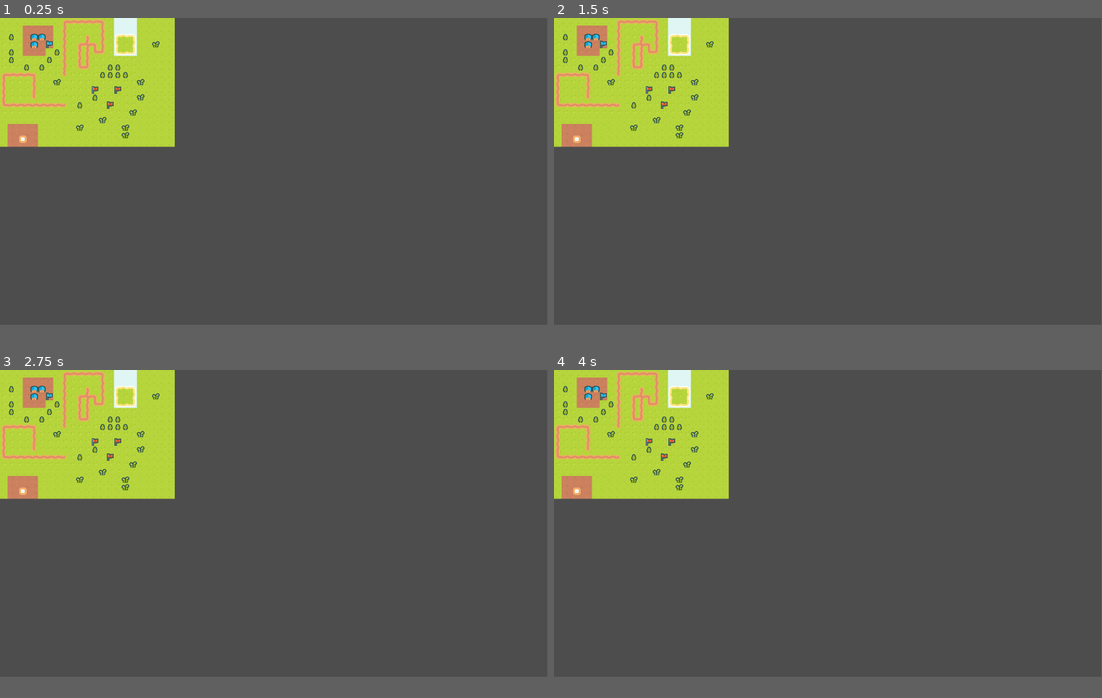
Above: before the commit, frames 1-4 (two rows, left to right).
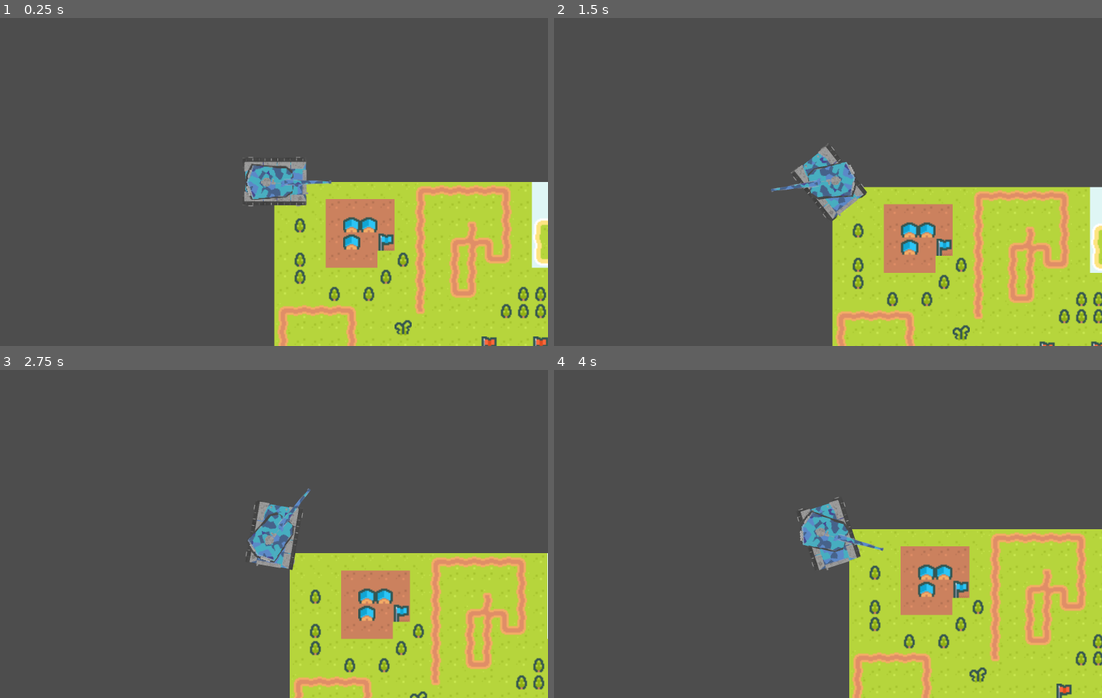
Above: after the commit, the same moments.

Repository: r0ckwav3/tankbattle
Game: Godot game, scene res://Scenes/TilemapTesting.tscn
The game is run twice, just before and just after one commit, with the same random seed, the same clock (stepped at 60 frames per second) and the same inputs. Before the commit the project has no main scene; this scene is started directly in both runs.
Inputs (mouse positions are in pixels of both pictures, inside the frame that each line leads up to):
- Up to frame 1 (0.25 s): no input
- Up to frame 2 (1.5 s): move the mouse to (948, 155) at 0.52 s; hold D (turn_right, bound only after the commit) 0.53-1.28 s; move the mouse to (718, 185) at 1.27 s; hold Down (move_backward, bound only after the commit) from 1.28 s (still down)
- Up to frame 3 (2.75 s): move the mouse to (328, 455) at 2.02 s; release Down (move_backward, bound only after the commit) at 2.03 s; hold D (turn_right, bound only after the commit) from 2.03 s (still down)
- Up to frame 4 (4 s): move the mouse to (800, 583) at 2.77 s; release D (turn_right, bound only after the commit) at 2.78 s; hold W (move_forward, bound only after the commit) 2.78-3.53 s; move the mouse to (992, 570) at 3.52 s; hold A (turn_left, bound only after the commit) from 3.53 s (still down)
The window is 799x449 before the commit and 800x480 after it. Grey fills any space a smaller window leaves; there, only what the larger window draws over its background counts as a difference.

The runs differ from the first frame. In frame 1, 38% of the frame differs, in the area x 0-100%, y 0-100%; in frame 2, 37%; in frame 3, 34%; in frame 4, 37%.

Commit message:
Player movement

Diff:
--- a/tankbattle/Scenes/TilemapTesting.tscn
+++ b/tankbattle/Scenes/TilemapTesting.tscn
@@ -1,6 +1,7 @@
-[gd_scene load_steps=4 format=4 uid="uid://bm7887kavymjv"]
+[gd_scene load_steps=5 format=4 uid="uid://bm7887kavymjv"]
 
 [ext_resource type="Texture2D" uid="uid://dkoklrxyk1cu8" path="res://Assets/tiles_packed.png" id="1_5iv1s"]
+[ext_resource type="PackedScene" uid="uid://bdsc6t2cg2mhj" path="res://Scenes/player.tscn" id="2_cbulh"]
 
 [sub_resource type="TileSetAtlasSource" id="TileSetAtlasSource_nbfeb"]
 texture = ExtResource("1_5iv1s")
@@ -131,5 +132,8 @@
 [node name="TilemapTesting" type="Node2D"]
 
 [node name="TileMapLayer" type="TileMapLayer" parent="."]
+scale = Vector2(3.92, 3.92)
 tile_map_data = PackedByteArray("AAAAAAAAAAACAAkAAAABAAAAAAACAAkAAAACAAAAAAACAAkAAAADAAAAAAACAAkAAAAEAAAAAAACAAkAAAAFAA …(6176 unchanged characters)…
 tile_set = SubResource("TileSet_m8j4c")
+
+[node name="Player" parent="." instance=ExtResource("2_cbulh")]
--- /dev/null
+++ b/tankbattle/Scenes/player.tscn
@@ -0,0 +1,60 @@
+[gd_scene load_steps=11 format=3 uid="uid://bdsc6t2cg2mhj"]
+
+[ext_resource type="Texture2D" uid="uid://c18hc6xkqu6fh" path="res://Assets/tank/blue/body/0001.png" id="1_hxvm6"]
+[ext_resource type="Script" path="res://Scripts/player.gd" id="1_lsrh3"]
+[ext_resource type="Texture2D" uid="uid://bi0hhksut85d1" path="res://Assets/tank/blue/turret/0001.png" id="3_qgb6k"]
+[ext_resource type="Texture2D" uid="uid://dmlpcnt5mkxf" path="res://Assets/tank/blue/body/0002.png" id="3_qk33h"]
+[ext_resource type="Texture2D" uid="uid://b31ubhosxep8h" path="res://Assets/tank/blue/body/0003.png" id="4_vi6ec"]
+[ext_resource type="Texture2D" uid="uid://c0e84nkq4fc8e" path="res://Assets/tank/blue/body/0004.png" id="5_ie60x"]
+[ext_resource type="Texture2D" uid="uid://cb48dtt16q63g" path="res://Assets/tank/blue/body/0005.png" id="6_ga5yh"]
+[ext_resource type="Texture2D" uid="uid://cjkaqobcmooos" path="res://Assets/tank/blue/body/0006.png" id="7_h5e7g"]
+
+[sub_resource type="SpriteFrames" id="SpriteFrames_gjio6"]
+animations = [{
+"frames": [{
+"duration": 1.0,
+"texture": ExtResource("1_hxvm6")
+}, {
+"duration": 1.0,
+"texture": ExtResource("3_qk33h")
+}, {
+"duration": 1.0,
+"texture": ExtResource("4_vi6ec")
+}, {
+"duration": 1.0,
+"texture": ExtResource("5_ie60x")
+}, {
+"duration": 1.0,
+"texture": ExtResource("6_ga5yh")
+}, {
+"duration": 1.0,
+"texture": ExtResource("7_h5e7g")
+}],
+"loop": true,
+"name": &"default",
+"speed": 20.0
+}]
+
+[sub_resource type="RectangleShape2D" id="RectangleShape2D_5xtvh"]
+size = Vector2(44, 34.5)
+
+[node name="Player" type="CharacterBody2D"]
+position = Vector2(-1, 0)
+scale = Vector2(0.615, 0.615)
+script = ExtResource("1_lsrh3")
+
+[node name="body" type="AnimatedSprite2D" parent="."]
+position = Vector2(1, 0)
+scale = Vector2(1, 1)
+sprite_frames = SubResource("SpriteFrames_gjio6")
+frame_progress = 0.278094
+
+[node name="turret" type="Sprite2D" parent="."]
+scale = Vector2(1, 1)
+texture = ExtResource("3_qgb6k")
+
+[node name="CollisionShape2D" type="CollisionShape2D" parent="."]
+position = Vector2(1, -0.25)
+shape = SubResource("RectangleShape2D_5xtvh")
+
+[node name="Camera2D" type="Camera2D" parent="."]
--- /dev/null
+++ b/tankbattle/Scripts/player.gd
@@ -0,0 +1,30 @@
+extends CharacterBody2D
+
+
+var TURN_SPEED = 0.02
+var MOVE_SPEED = 2
+
+# polar coordinates
+@onready var movement_axis = Vector2.ZERO
+@onready var body = $body
+
+func _physics_process(delta):
+	$turret.look_at(get_global_mouse_position())
+	$turret.rotate(PI)
+	move(delta)
+
+func move(delta):
+	movement_axis.x = int(Input.is_action_pressed("move_forward")) - int(Input.is_action_pressed("move_backward"))
+	var old_dir = movement_axis.y
+	movement_axis.y += (int(Input.is_action_pressed("turn_right")) - int(Input.is_action_pressed("turn_left"))) * TURN_SPEED
+	var delta_rotation = movement_axis.y - old_dir
+
+	if (movement_axis.x or delta_rotation):
+		body.play("default")
+	else:
+		body.stop()
+
+	position.x += cos(movement_axis.y) * movement_axis.x * MOVE_SPEED
+	position.y += sin(movement_axis.y) * movement_axis.x * MOVE_SPEED
+
+	rotate(delta_rotation)
--- a/tankbattle/project.godot
+++ b/tankbattle/project.godot
@@ -11,9 +11,42 @@
 [application]
 
 config/name="tankbattle"
+run/main_scene="res://Scenes/TilemapTesting.tscn"
 config/features=PackedStringArray("4.3", "Forward Plus")
 config/icon="res://icon.svg"
+
+[display]
+
+window/size/viewport_width=2000
+window/size/viewport_height=1200
 
 [dotnet]
 
 project/assembly_name="tankbattle"
+
+[input]
+
+move_forward={
+"deadzone": 0.5,
+"events": [Object(InputEventKey,"resource_local_to_scene":false,"resource_name":"","device":0,"window_id":0,"alt_pressed":false,"shift_pressed":false,"ctrl_pressed":false,"meta_pressed":false,"pressed":false,"keycode":0,"physical_keycode":87,"key_label":0,"unicode":0,"location":0,"echo":false,"script":null)
+, Object(InputEventKey,"resource_local_to_scene":false,"resource_name":"","device":0,"window_id":0,"alt_pressed":false,"shift_pressed":false,"ctrl_pressed":false,"meta_pressed":false,"pressed":false,"keycode":0,"physical_keycode":4194320,"key_label":0,"unicode":0,"location":0,"echo":false,"script":null)
+]
+}
+move_backward={
+"deadzone": 0.5,
+"events": [Object(InputEventKey,"resource_local_to_scene":false,"resource_name":"","device":0,"window_id":0,"alt_pressed":false,"shift_pressed":false,"ctrl_pressed":false,"meta_pressed":false,"pressed":false,"keycode":0,"physical_keycode":4194322,"key_label":0,"unicode":0,"location":0,"echo":false,"script":null)
+, Object(InputEventKey,"resource_local_to_scene":false,"resource_name":"","device":0,"window_id":0,"alt_pressed":false,"shift_pressed":false,"ctrl_pressed":false,"meta_pressed":false,"pressed":false,"keycode":0,"physical_keycode":83,"key_label":0,"unicode":0,"location":0,"echo":false,"script":null)
+]
+}
+turn_left={
+"deadzone": 0.5,
+"events": [Object(InputEventKey,"resource_local_to_scene":false,"resource_name":"","device":0,"window_id":0,"alt_pressed":false,"shift_pressed":false,"ctrl_pressed":false,"meta_pressed":false,"pressed":false,"keycode":0,"physical_keycode":65,"key_label":0,"unicode":0,"location":0,"echo":false,"script":null)
+, Object(InputEventKey,"resource_local_to_scene":false,"resource_name":"","device":0,"window_id":0,"alt_pressed":false,"shift_pressed":false,"ctrl_pressed":false,"meta_pressed":false,"pressed":false,"keycode":0,"physical_keycode":4194319,"key_label":0,"unicode":0,"location":0,"echo":false,"script":null)
+]
+}
+turn_right={
+"deadzone": 0.5,
+"events": [Object(InputEventKey,"resource_local_to_scene":false,"resource_name":"","device":0,"window_id":0,"alt_pressed":false,"shift_pressed":false,"ctrl_pressed":false,"meta_pressed":false,"pressed":false,"keycode":0,"physical_keycode":68,"key_label":0,"unicode":0,"location":0,"echo":false,"script":null)
+, Object(InputEventKey,"resource_local_to_scene":false,"resource_name":"","device":0,"window_id":0,"alt_pressed":false,"shift_pressed":false,"ctrl_pressed":false,"meta_pressed":false,"pressed":false,"keycode":0,"physical_keycode":4194321,"key_label":0,"unicode":0,"location":0,"echo":false,"script":null)
+]
+}
